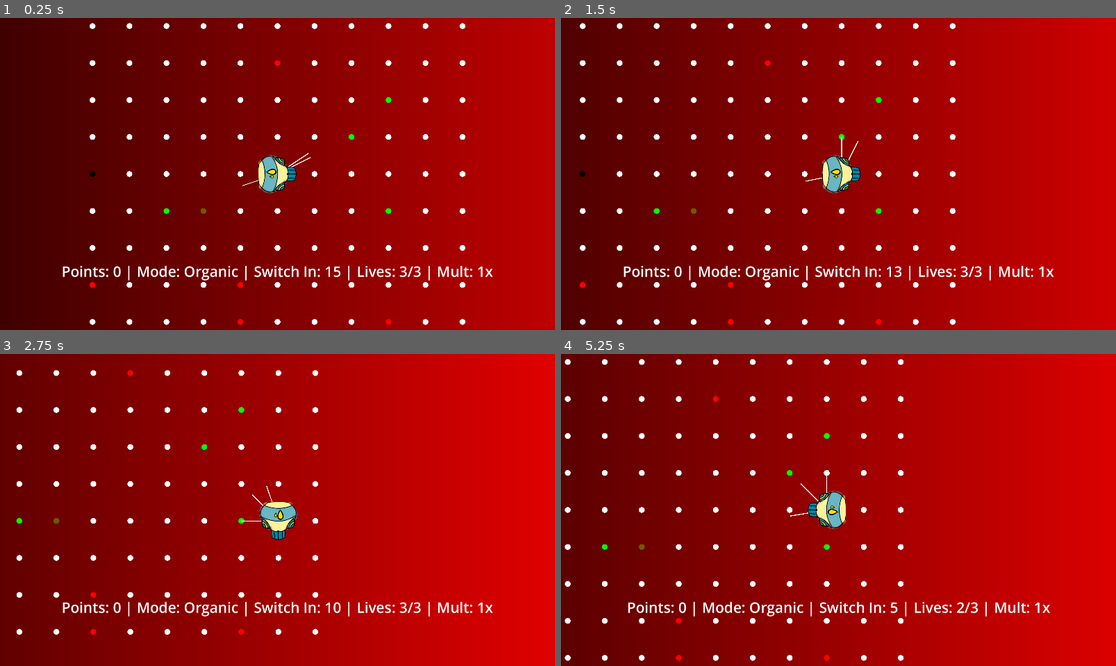
Above: before the commit, frames 1-4 (two rows, left to right).
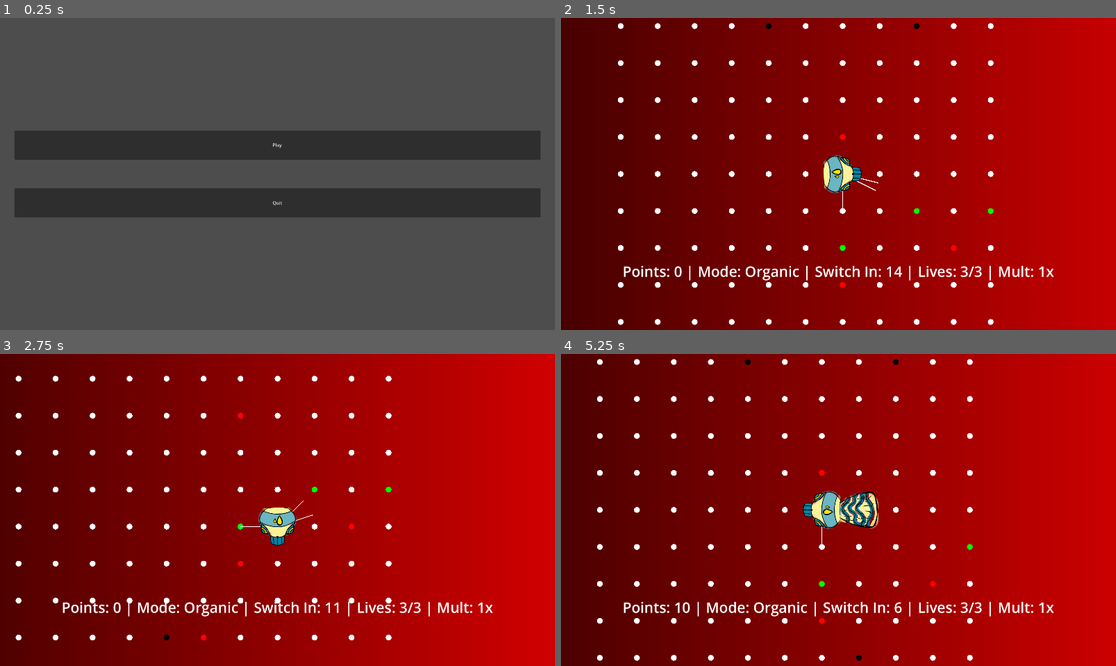
Above: after the commit, the same moments.

Repository: istamarahsan/s3rpent
Game: Godot game, scene res://root.tscn
The game is run twice, just before and just after one commit, with the same random seed, the same clock (stepped at 60 frames per second) and the same inputs.
Inputs (mouse positions are in pixels of both pictures, inside the frame that each line leads up to):
- Up to frame 1 (0.25 s): no input
- Up to frame 2 (1.5 s): click (838, 145) at 0.5 s, where only the run after the commit has a clickable "Play"; hold Right (ui_right) from 1.28 s (still down)
- Up to frame 3 (2.75 s): release Right (ui_right) at 2.03 s; hold Down (ui_down) from 2.03 s (still down)
- Up to frame 4 (5.25 s): release Down (ui_down) at 2.78 s; hold Right (ui_right) 2.78-3.53 s; hold Up (ui_up) 3.53-4.28 s; hold Left (ui_left) from 4.28 s (still down)

The runs differ from the first frame. In frame 1, 100% of the frame differs, in the area x 0-100%, y 0-100%; in frame 2, 1.7%; in frame 3, 3.3%; in frame 4, 5.7%.

Commit message:
umm a main menu?

Diff:
--- /dev/null
+++ b/demo_game.tscn
@@ -0,0 +1,32 @@
+[gd_scene load_steps=6 format=3 uid="uid://bsyvvvj3wncfy"]
+
+[ext_resource type="PackedScene" uid="uid://bwvnvsf5nw2ko" path="res://cybersnake/cybersnake_game.tscn" id="1_fgob2"]
+[ext_resource type="Script" path="res://game.gd" id="1_iwef1"]
+[ext_resource type="PackedScene" uid="uid://0i6pfyt0gmrw" path="res://presentation/presentation.tscn" id="2_morom"]
+[ext_resource type="Script" path="res://input/turn_input.gd" id="4_td4am"]
+[ext_resource type="PackedScene" uid="uid://by2cf15mj381v" path="res://presentation/components/food_counter/demo_ui.tscn" id="5_20qxd"]
+
+[node name="DemoGame" type="Node2D"]
+script = ExtResource("1_iwef1")
+inner_game_scene = ExtResource("1_fgob2")
+
+[node name="Presentation" parent="." instance=ExtResource("2_morom")]
+
+[node name="Timer" type="Timer" parent="."]
+wait_time = 0.5
+autostart = true
+
+[node name="TurnInput" type="Node" parent="."]
+script = ExtResource("4_td4am")
+
+[node name="CanvasLayer" type="CanvasLayer" parent="."]
+
+[node name="DemoUi" parent="CanvasLayer" instance=ExtResource("5_20qxd")]
+
+[connection signal="timeout" from="Timer" to="." method="_on_timer_timeout"]
+[connection signal="down_pressed" from="TurnInput" to="." method="_on_turn_input_down_pressed"]
+[connection signal="left_pressed" from="TurnInput" to="." method="_on_turn_input_left_pressed"]
+[connection signal="right_pressed" from="TurnInput" to="." method="_on_turn_input_right_pressed"]
+[connection signal="up_pressed" from="TurnInput" to="." method="_on_turn_input_up_pressed"]
+[connection signal="quit_to_main_menu" from="CanvasLayer/DemoUi" to="." method="_on_demo_ui_quit_to_main_menu"]
+[connection signal="request_replay" from="CanvasLayer/DemoUi" to="." method="_on_demo_ui_request_replay"]
--- /dev/null
+++ b/ext/tree_extensions.gd
@@ -0,0 +1,7 @@
+extends Node
+
+func get_tree_rec(root: Node) -> Array[Node]:
+	var nodes: Array[Node] = [root]
+	for child in root.get_children():
+		nodes.append_array(get_tree_rec(child))
+	return nodes
--- /dev/null
+++ b/game.gd
@@ -0,0 +1,88 @@
+extends Node2D
+class_name Game
+
+enum InputDirection {
+	Right,
+	Up,
+	Left,
+	Down
+}
+
+var input_lookup = {
+	[InputDirection.Left, Vector2i.UP] : CybersnakeGame.TurnDirection.Left,
+	[InputDirection.Right, Vector2i.UP] : CybersnakeGame.TurnDirection.Right,
+	[InputDirection.Left, Vector2i.DOWN] : CybersnakeGame.TurnDirection.Right,
+	[InputDirection.Right, Vector2i.DOWN] : CybersnakeGame.TurnDirection.Left,
+	[InputDirection.Up, Vector2i.RIGHT] : CybersnakeGame.TurnDirection.Left,
+	[InputDirection.Down, Vector2i.RIGHT] : CybersnakeGame.TurnDirection.Right,
+	[InputDirection.Up, Vector2i.LEFT] : CybersnakeGame.TurnDirection.Right,
+	[InputDirection.Down, Vector2i.LEFT] : CybersnakeGame.TurnDirection.Left
+}
+
+signal quit_to_main_menu
+
+@export var inner_game_scene: PackedScene
+
+@onready var presentation: Presentation = $Presentation as Presentation
+
+var inner_game: CybersnakeGame
+var state_hooks: Array[StateHook] = []
+var is_action_cooldown: bool = false
+
+func _ready():
+	_recreate_game()
+
+func _recreate_game():
+	if inner_game != null:
+		inner_game.queue_free()
+	inner_game = inner_game_scene.instantiate() as CybersnakeGame
+	add_child(inner_game)
+	_connect_hooks(inner_game)
+
+func _connect_hooks(game: CybersnakeGame):
+	state_hooks.clear()
+	for child in TreeExtensions.get_tree_rec(self):
+		if not child is StateHook:
+			continue
+		var hook = child as StateHook
+		hook.handle = game as GameStateHandle
+		state_hooks.push_back(hook)
+	for hook in state_hooks:
+		hook.initialized.emit()
+		hook.updated.emit()
+
+func _handle_direction_input(dir: InputDirection):
+	if is_action_cooldown:
+		return
+	var translated = input_lookup.get([dir, inner_game.snake_heading], null)
+	if translated != null and translated is CybersnakeGame.TurnDirection:
+		is_action_cooldown = true
+		inner_game.action_turn(translated)
+		_propagate_hook_signal()
+
+func _propagate_hook_signal():
+	for hook in state_hooks:
+		hook.updated.emit()
+
+func _on_turn_input_left_pressed():
+	_handle_direction_input(InputDirection.Left)
+
+func _on_turn_input_right_pressed():
+	_handle_direction_input(InputDirection.Right)
+
+func _on_timer_timeout():
+	inner_game.process_timestep()
+	is_action_cooldown = false
+	_propagate_hook_signal()
+
+func _on_demo_ui_request_replay():
+	_recreate_game()
+
+func _on_turn_input_up_pressed():
+	_handle_direction_input(InputDirection.Up)
+
+func _on_turn_input_down_pressed():
+	_handle_direction_input(InputDirection.Down)
+
+func _on_demo_ui_quit_to_main_menu():
+	quit_to_main_menu.emit()
--- /dev/null
+++ b/main-menu/main_menu.gd
@@ -0,0 +1,18 @@
+extends Control
+class_name MainMenu
+
+signal play
+signal quit
+
+@onready var play_button: Button = get_node("%Play")
+@onready var quit_button: Button = get_node("%Quit")
+
+func _ready():
+	play_button.button_up.connect(_on_play_button_pressed)
+	quit_button.button_up.connect(_on_quit_button_pressed)
+
+func _on_play_button_pressed():
+	play.emit()
+
+func _on_quit_button_pressed():
+	quit.emit()
--- /dev/null
+++ b/main-menu/main_menu.tscn
@@ -0,0 +1,39 @@
+[gd_scene load_steps=2 format=3 uid="uid://ckqdjktrqbuey"]
+
+[ext_resource type="Script" path="res://main-menu/main_menu.gd" id="1_aur8q"]
+
+[node name="MainMenu" type="Control"]
+layout_mode = 3
+anchors_preset = 15
+anchor_right = 1.0
+anchor_bottom = 1.0
+grow_horizontal = 2
+grow_vertical = 2
+script = ExtResource("1_aur8q")
+
+[node name="MarginContainer" type="MarginContainer" parent="."]
+layout_mode = 1
+anchors_preset = 15
+anchor_right = 1.0
+anchor_bottom = 1.0
+grow_horizontal = 2
+grow_vertical = 2
+theme_override_constants/margin_left = 50
+theme_override_constants/margin_right = 50
+
+[node name="VBoxContainer" type="VBoxContainer" parent="MarginContainer"]
+layout_mode = 2
+theme_override_constants/separation = 100
+alignment = 1
+
+[node name="Play" type="Button" parent="MarginContainer/VBoxContainer"]
+unique_name_in_owner = true
+custom_minimum_size = Vector2(0, 100)
+layout_mode = 2
+text = "Play"
+
+[node name="Quit" type="Button" parent="MarginContainer/VBoxContainer"]
+unique_name_in_owner = true
+custom_minimum_size = Vector2(0, 100)
+layout_mode = 2
+text = "Quit"
--- a/presentation/components/demo_ui.gd
+++ b/presentation/components/demo_ui.gd
@@ -1,5 +1,7 @@
 extends Control
+
 signal request_replay
+signal quit_to_main_menu
 
 @export var url: String
 
@@ -73,3 +75,6 @@
 		var entry = entries[i]
 		result_str += str(i+1) + ". " + str(entry["name"]) + " - " + str(entry["score"]) + "\n"
 	leaderboard_label.text = result_str
+
+func _on_quit_to_main_menu_button_button_up():
+	quit_to_main_menu.emit()
--- a/presentation/components/food_counter/demo_ui.tscn
+++ b/presentation/components/food_counter/demo_ui.tscn
@@ -78,6 +78,11 @@
 size_flags_horizontal = 3
 text = "Replay"
 
+[node name="QuitToMainMenuButton" type="Button" parent="Stats/Panel/MarginContainer/VBoxContainer/GameOverButtons"]
+layout_mode = 2
+size_flags_horizontal = 3
+text = "Quit To Main Menu"
+
 [node name="StateHook" type="Node" parent="."]
 script = ExtResource("3_t4aby")
 
@@ -141,6 +146,7 @@
 [connection signal="updated" from="Stats/Panel/MarginContainer/VBoxContainer/Label/StateHook" to="Stats/Panel/MarginContainer/VBoxContainer/Label" method="_on_state_hook_updated"]
 [connection signal="button_up" from="Stats/Panel/MarginContainer/VBoxContainer/GameOverButtons/SaveScoreButton" to="." method="_on_save_score_button_button_up"]
 [connection signal="button_up" from="Stats/Panel/MarginContainer/VBoxContainer/GameOverButtons/ReplayButton" to="." method="_on_replay_button_button_up"]
+[connection signal="button_up" from="Stats/Panel/MarginContainer/VBoxContainer/GameOverButtons/QuitToMainMenuButton" to="." method="_on_quit_to_main_menu_button_button_up"]
 [connection signal="updated" from="StateHook" to="." method="_on_state_hook_updated"]
 [connection signal="request_completed" from="LeaderboardPost" to="." method="_on_leaderboard_post_request_completed"]
 [connection signal="request_completed" from="LeaderboardFetch" to="." method="_on_leaderboard_fetch_request_completed"]
--- a/project.godot
+++ b/project.godot
@@ -14,6 +14,10 @@
 run/main_scene="res://root.tscn"
 config/features=PackedStringArray("4.0", "Mobile")
 config/icon="res://icon.svg"
+
+[autoload]
+
+TreeExtensions="*res://ext/tree_extensions.gd"
 
 [display]
 
--- a/root.gd
+++ b/root.gd
@@ -1,93 +1,46 @@
 extends Node
 
 enum UpperState {
+	MainMenu,
 	Playing
 }
 
-enum InputDirection {
-	Right,
-	Up,
-	Left,
-	Down
-}
+@export var game_scene: PackedScene
+@export var main_menu_scene: PackedScene
 
-var input_lookup = {
-	[InputDirection.Left, Vector2i.UP] : CybersnakeGame.TurnDirection.Left,
-	[InputDirection.Right, Vector2i.UP] : CybersnakeGame.TurnDirection.Right,
-	[InputDirection.Left, Vector2i.DOWN] : CybersnakeGame.TurnDirection.Right,
-	[InputDirection.Right, Vector2i.DOWN] : CybersnakeGame.TurnDirection.Left,
-	[InputDirection.Up, Vector2i.RIGHT] : CybersnakeGame.TurnDirection.Left,
-	[InputDirection.Down, Vector2i.RIGHT] : CybersnakeGame.TurnDirection.Right,
-	[InputDirection.Up, Vector2i.LEFT] : CybersnakeGame.TurnDirection.Right,
-	[InputDirection.Down, Vector2i.LEFT] : CybersnakeGame.TurnDirection.Left
-}
+@onready var fullscreen_ui_root: Control = $FullscreenUiRoot
 
-@export var game_scene: PackedScene
-
-@onready var game_presentation = $Presentation as Presentation
-
-var inner_game: CybersnakeGame
-var state_hooks: Array[StateHook] = []
-var upper_state: UpperState = UpperState.Playing
-var is_action_cooldown: bool = false
+var state: UpperState = UpperState.MainMenu
 
 func _ready():
-	_recreate_game()
+	_create_main_menu()
 
-func _recreate_game():
-	if inner_game != null:
-		inner_game.queue_free()
-	inner_game = game_scene.instantiate() as CybersnakeGame
-	add_child(inner_game)
-	_connect_hooks(inner_game)
+func _create_main_menu():
+	var main_menu = main_menu_scene.instantiate() as MainMenu
+	main_menu.play.connect(func(): _on_main_menu_play(main_menu))
+	main_menu.quit.connect(func(): _on_main_menu_quit(main_menu))
+	fullscreen_ui_root.add_child(main_menu)
 
-func _connect_hooks(game: CybersnakeGame):
-	state_hooks.clear()
-	for child in _get_tree_rec(self):
-		if not child is StateHook:
-			continue
-		var hook = child as StateHook
-		hook.handle = game as GameStateHandle
-		state_hooks.push_back(hook)
-	for hook in state_hooks:
-		hook.initialized.emit()
-		hook.updated.emit()
+func _create_game():
+	var game = game_scene.instantiate() as Game
+	game.quit_to_main_menu.connect(func(): _on_game_quit_to_main_menu(game))
+	add_child(game)
 
-func _get_tree_rec(root: Node) -> Array[Node]:
-	var nodes: Array[Node] = [root]
-	for child in root.get_children():
-		nodes.append_array(_get_tree_rec(child))
-	return nodes
+func _on_main_menu_play(main_menu: MainMenu):
+	if state != UpperState.MainMenu:
+		return
+	state = UpperState.Playing
+	main_menu.queue_free()
+	_create_game()
 
-func _handle_direction_input(dir: InputDirection):
-	if is_action_cooldown:
+func _on_main_menu_quit(_main_menu: MainMenu):
+	if state != UpperState.MainMenu:
 		return
-	var translated = input_lookup.get([dir, inner_game.snake_heading], null)
-	if translated != null and translated is CybersnakeGame.TurnDirection:
-		is_action_cooldown = true
-		inner_game.action_turn(translated)
-		_propagate_hook_signal()
+	get_tree().quit()
 
-func _propagate_hook_signal():
-	for hook in state_hooks:
-		hook.updated.emit()
-
-func _on_turn_input_left_pressed():
-	_handle_direction_input(InputDirection.Left)
-
-func _on_turn_input_right_pressed():
-	_handle_direction_input(InputDirection.Right)
-
-func _on_timer_timeout():
-	inner_game.process_timestep()
-	is_action_cooldown = false
-	_propagate_hook_signal()
-
-func _on_demo_ui_request_replay():
-	_recreate_game()
-
-func _on_turn_input_up_pressed():
-	_handle_direction_input(InputDirection.Up)
-
-func _on_turn_input_down_pressed():
-	_handle_direction_input(InputDirection.Down)
+func _on_game_quit_to_main_menu(game: Game):
+	if state != UpperState.Playing:
+		return
+	state = UpperState.MainMenu
+	game.queue_free()
+	_create_main_menu()
--- a/root.tscn
+++ b/root.tscn
@@ -1,35 +1,18 @@
-[gd_scene load_steps=7 format=3 uid="uid://dqgeam5fis708"]
+[gd_scene load_steps=4 format=3 uid="uid://dqgeam5fis708"]
 
 [ext_resource type="Script" path="res://root.gd" id="1_6g5tq"]
-[ext_resource type="PackedScene" uid="uid://bwvnvsf5nw2ko" path="res://cybersnake/cybersnake_game.tscn" id="2_4156j"]
-[ext_resource type="PackedScene" uid="uid://0i6pfyt0gmrw" path="res://presentation/presentation.tscn" id="3_gxw26"]
-[ext_resource type="Script" path="res://input/turn_input.gd" id="4_pbfq6"]
-[ext_resource type="PackedScene" uid="uid://by2cf15mj381v" path="res://presentation/components/food_counter/demo_ui.tscn" id="5_1c7ff"]
-[ext_resource type="Script" path="res://leaderboard_fetch.gd" id="6_k8q0r"]
+[ext_resource type="PackedScene" uid="uid://bsyvvvj3wncfy" path="res://demo_game.tscn" id="2_0u2be"]
+[ext_resource type="PackedScene" uid="uid://ckqdjktrqbuey" path="res://main-menu/main_menu.tscn" id="3_fg417"]
 
 [node name="Root" type="Node"]
 script = ExtResource("1_6g5tq")
-game_scene = ExtResource("2_4156j")
+game_scene = ExtResource("2_0u2be")
+main_menu_scene = ExtResource("3_fg417")
 
-[node name="Presentation" parent="." instance=ExtResource("3_gxw26")]
-
-[node name="Timer" type="Timer" parent="."]
-wait_time = 0.5
-autostart = true
-
-[node name="TurnInput" type="Node" parent="."]
-script = ExtResource("4_pbfq6")
-
-[node name="CanvasLayer" type="CanvasLayer" parent="."]
-
-[node name="DemoUi" parent="CanvasLayer" instance=ExtResource("5_1c7ff")]
-
-[node name="LeaderboardFetch" type="HTTPRequest" parent="."]
-script = ExtResource("6_k8q0r")
-
-[connection signal="timeout" from="Timer" to="." method="_on_timer_timeout"]
-[connection signal="down_pressed" from="TurnInput" to="." method="_on_turn_input_down_pressed"]
-[connection signal="left_pressed" from="TurnInput" to="." method="_on_turn_input_left_pressed"]
-[connection signal="right_pressed" from="TurnInput" to="." method="_on_turn_input_right_pressed"]
-[connection signal="up_pressed" from="TurnInput" to="." method="_on_turn_input_up_pressed"]
-[connection signal="request_replay" from="CanvasLayer/DemoUi" to="." method="_on_demo_ui_request_replay"]
+[node name="FullscreenUiRoot" type="Control" parent="."]
+layout_mode = 3
+anchors_preset = 15
+anchor_right = 1.0
+anchor_bottom = 1.0
+grow_horizontal = 2
+grow_vertical = 2
